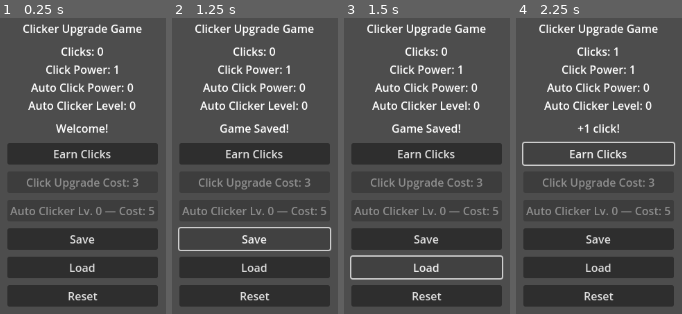
Above: before the commit, frames 1-4 (left to right).
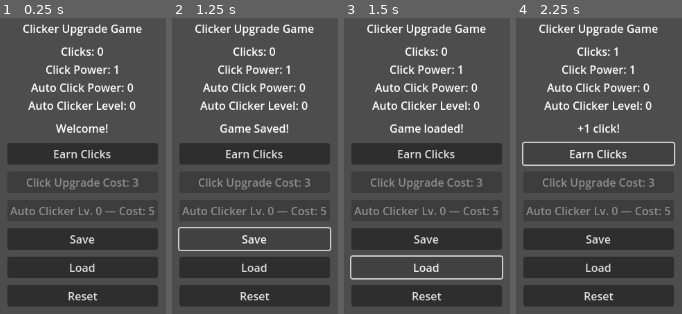
Above: after the commit, the same moments.

Repository: fehudma/godot_projects
Game: Godot game, scene res://Scenes/main.tscn
Two runs of this game, one before a commit and one after it. Both use one fixed random seed, a clock stepped at 60 frames per second and the inputs below.
Inputs:
- Up to frame 1 (0.25 s): no input
- Up to frame 2 (1.25 s): click "Save" at 0.5 s
- Up to frame 3 (1.5 s): click "Load" at 1.25 s
- Up to frame 4 (2.25 s): click "Earn Clicks" at 2 s

Frames 1-2 are identical in both runs. In frame 3, 0.9% of the frame differs, in the area x 27-72%, y 35-39%; in frame 4, nothing differs.

Commit message:
load button now loads data from savefile

Diff:
--- a/Scripts/main.gd
+++ b/Scripts/main.gd
@@ -122,11 +122,11 @@
 	var save_file: FileAccess = FileAccess.open(SAVE_FILE_PATH, FileAccess.WRITE)
 	save_file.store_string(json_text)
 	message_label.text = "Game Saved!"
-	print("save_data: " + str(save_data))
-	print("json_text: " + str(json_text))
 
 
 func _on_load_button_pressed() -> void:
+	print("Load button pressed")
+
 	if not FileAccess.file_exists(SAVE_FILE_PATH):
 		message_label.text = "No Savefile exists"
 		return
@@ -134,10 +134,8 @@
 	print("Savefile exists")
 	var save_file: FileAccess = FileAccess.open(SAVE_FILE_PATH, FileAccess.READ)
 	var json_text: String = save_file.get_as_text()
-	print("json_text: " + str(json_text))
 
 	var loaded_data: Variant = JSON.parse_string(json_text)
-	print("loaded_data: " + str(loaded_data))
 
 	if typeof(loaded_data) != TYPE_DICTIONARY:
 		message_label.text = "Save file is invalid!"
@@ -147,7 +145,7 @@
 	#check (validate) dictionary for presence of keys
 	if not save_data.has("clicks"):
 		message_label.text = "Save file is missing data."
-	return
+		return
 
 	if not save_data.has("clicks_per_click"):
 		message_label.text = "Save file is missing data."
@@ -177,7 +175,6 @@
 	if typeof(loaded_clicks) != TYPE_INT and typeof(loaded_clicks) != TYPE_FLOAT:
 		message_label.text = "Save file contains invalid values."
 		return
-	clicks = int(loaded_clicks)
 	#loaded_clicks_per_click
 	var loaded_clicks_per_click: Variant = save_data["clicks_per_click"]
 
@@ -185,7 +182,6 @@
 		message_label.text = "Save file contains invalid values."
 		return
 
-	clicks_per_click = int(loaded_clicks_per_click)
 	#the rest
 	var loaded_upgrade_cost: Variant = save_data["upgrade_cost"]
 	var loaded_upgrade_modifier: Variant = save_data["upgrade_modifier"]
@@ -195,7 +191,7 @@
 
 	if typeof(loaded_upgrade_cost) != TYPE_INT and typeof(loaded_upgrade_cost) != TYPE_FLOAT:
 		message_label.text = "Save file contains invalid values."
-	return
+		return
 
 	if typeof(loaded_upgrade_modifier) != TYPE_INT and typeof(loaded_upgrade_modifier) != TYPE_FLOAT:
 		message_label.text = "Save file contains invalid values."
@@ -213,14 +209,17 @@
 		message_label.text = "Save file contains invalid values."
 		return
 
+	clicks = int(loaded_clicks)
+	clicks_per_click = int(loaded_clicks_per_click)
 	upgrade_cost = int(loaded_upgrade_cost)
 	upgrade_modifier = int(loaded_upgrade_modifier)
 	passive_clicks_per_tick = int(loaded_passive_clicks_per_tick)
 	auto_clicker_cost = int(loaded_auto_clicker_cost)
 	auto_clicker_level = int(loaded_auto_clicker_level)
 
-	print(save_data)
-	print("save_data: " + str(save_data))
+	update_ui()
+	message_label.text = "Game loaded!"
+
 
 func _on_reset_button_pressed() -> void:
 	reset_game()
